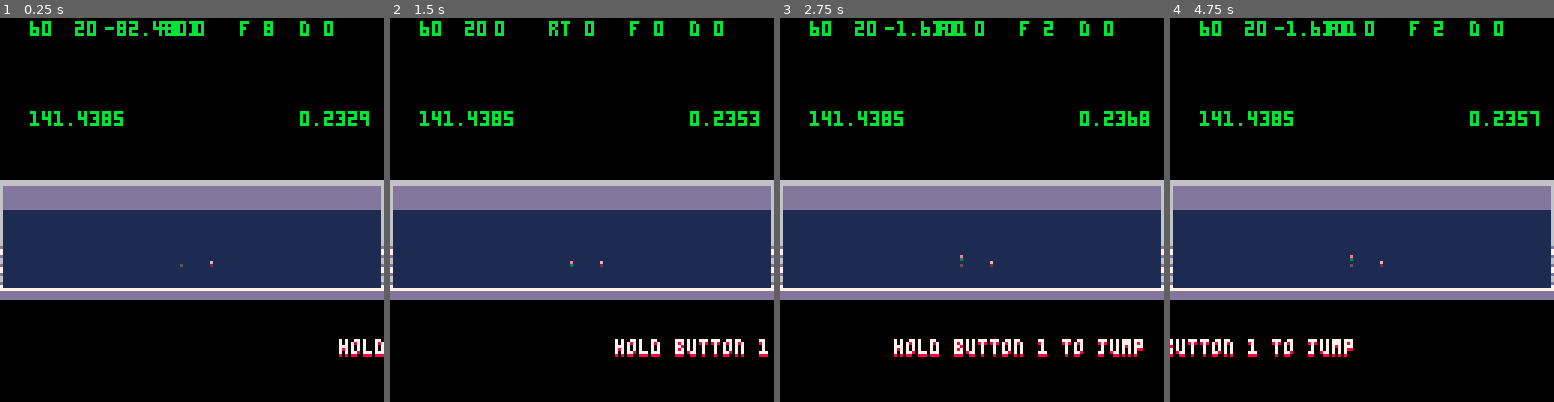
Above: before the commit, frames 1-4 (left to right).
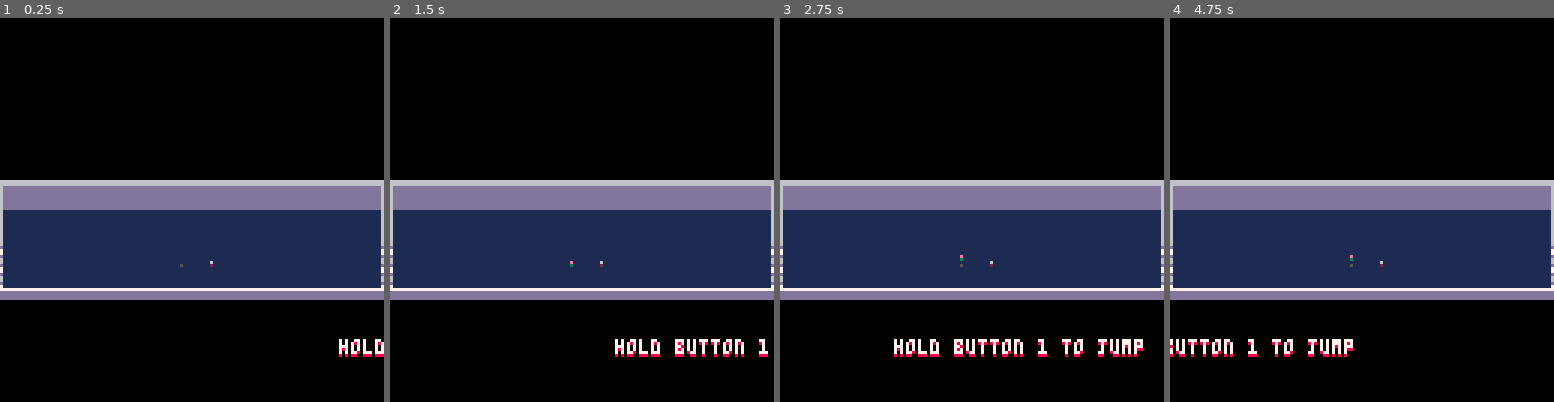
Above: after the commit, the same moments.

Repository: arnodick/tiny_parkour
Game: PICO-8 cartridge tinyp.p8
Two runs of this game, one before a commit and one after it. Both use one fixed random seed, a clock stepped at 60 frames per second and the inputs below.
Inputs:
- Up to frame 1 (0.25 s): no input
- Up to frame 2 (1.5 s): tap X (X key) at 0.33, 1.07 s; tap O (Z key) at 0.7 s
- Up to frame 3 (2.75 s): tap O (Z key) at 1.7, 2.1, 2.5 s; tap X (X key) at 1.85 s
- Up to frame 4 (4.75 s): tap O (Z key) every 0.4 s from 2.9 to 4.5 s; tap X (X key) at 2.97, 4.08 s

The runs differ from the first frame. In frame 1, 1.8% of the frame differs, in the area x 7-97%, y 0-29%; in frame 2, 1.6%; in frame 3, 1.7%; in frame 4, 1.7%.

Commit message:
boss DESTROYS you

Diff:
--- a/tinyp.p8
+++ b/tinyp.p8
@@ -3,7 +3,7 @@
 __lua__
 --tiny parkour
 --by aslhey pringle
-debug=true
+debug=false
 function items_i(r)
 if r==2 then
 makeitem_s( 16,14, -7,1, 8, 9,12,14, 6, 2, 3, 0,1)--1 stairs top left
@@ -192,7 +192,7 @@
 end
 if r==2 then
 	star1={} star2={}
-	for a=1,100 do star1[a]=rnd(127) star2[a]=rnd(63) end
+	for a=1,100 do star1[a]=rnd(127) star2[a]=rnd(100) end
 	moon1={} moon2={}
 	for a=1,30 do moon1[a]=92+rnd(15) moon2[a]=-32-rnd(15) end
 	thunder=200+flr(rnd(1000))
@@ -408,6 +408,7 @@
 	b.eh=0.01
 	b.t=timer
 	b.ti=120
+	b.tk=300
 	b.dial={}
 	b.dial[1]="try again, mortal"
 	b.dial[2]="well done... now die"
@@ -661,7 +662,9 @@
 end
 
 function changeroom()
+		rtimer=0
 		room+=1
+		if room>#rooms then room=#rooms end
 		local r=rooms[room]
 --		for b=0,127 do for a=0,63 do mset(a,b,0) end end
 		for k,v in pairs(finish) do finish[k]=nil end
@@ -677,7 +680,9 @@
 		for k,v in pairs(teles) do teles[k]=nil end
 		for k,v in pairs(parts) do parts[k]=nil end
 		reload(r.dest,r.src,r.len)
-		player[1].x=r.px player[1].y=r.py
+		cam=-r.h camera(0,cam)
+--				makeplayer(r.px,r.py,10,1,14-flr(rnd(2))*10,3,ps) --0.5
+--		player[1].x=r.px player[1].y=r.py
 		items_i(room)
 		buttons_i(room)
 		sky_i(room)
@@ -687,14 +692,15 @@
 
 function doexit(e)
 	p=dobuttonpress(e)
-	if e.pressed==true then
+--	if e.pressed==true then
 		if p==true then
+			sfx(12,0,-1)
+			for k,v in pairs(parts) do parts[k]=nil end
 			for a=1,20 do makepart(e.x,e.y,1,1,flr(rnd(6))) end
-		end
-		if #parts==0 then--	if parts[1]==nil then
-			changeroom()
-		end
-	end
+			for k,v in pairs(player) do player[k]=nil end
+			rtimer=timer
+		end
+--	end
 end
 
 function doprogress(s,i)--i:add ethereal flames
@@ -746,6 +752,12 @@
 	b.z=b.zs+sin(timer*1/70)*10
 	if b.r<20 then b.r+=0.5 end
 	if timer-b.t==b.ti then b.eh=0.4 sfx(18,-1,0) end
+	if timer-b.t==b.tk then
+		sfx(12,0,-1)
+		for k,v in pairs(parts) do parts[k]=nil end
+		for a=1,20 do makepart(player[1].x,player[1].y+player[1].z,1,1,flr(rnd(6))) end
+		for k,v in pairs(player) do player[k]=nil end
+	end
 end
 
 function drawactor(a)
@@ -837,6 +849,7 @@
 end
 
 function drawboss(b)
+	pal(4,4+flr(rnd(3)),1)
 	local t="you've come this\nway "..dget(route).." times, mortal...\npathetic. find a new way"
 	if dget(route)>1 then
 		print(t,b.x-#t/1.5,b.z-45,8)
@@ -850,9 +863,11 @@
 	rectfill(b.x+0.3*b.r,b.z-0.5*b.r,b.x+0.5*b.r,b.z+b.eh*b.r,4)
 	rectfill(b.x-0.3*b.r,b.z-0.5*b.r,b.x-0.5*b.r,b.z+b.eh*b.r,4)
 	rectfill(b.x-0.2*b.r,b.z+0.4*b.r,b.x+0.2*b.r,b.z+0.6*b.r+(cos(timer*1/40)),0)
+	if player[1]!=nil then
 	if timer-b.t>b.ti then
 		line(b.x-0.3*b.r,b.z,player[1].x,player[1].y+player[1].z,4)
 		line(b.x+0.3*b.r,b.z,player[1].x,player[1].y+player[1].z,4)
+	end
 	end
 end
 
@@ -868,6 +883,7 @@
 	reload(r.dest,r.src,r.len)
 	start=0
 	timer=0
+	rtimer=0
 	ps=0.5
 	score=0
 	route=0
@@ -971,12 +987,17 @@
 	local r=rooms[room]
 	local p=player[1]
 	if room==1 then
+		if rtimer!=0 then
+			if timer-rtimer>=60 then
+				changeroom()
+			end
+		end
 		if start==0 then
-		if flr(p.x)==70 and flr(p.y==20) and flr(p.z)==0 then
-			reload(r.dest,r.src,r.len)
-			start=1
-			tut_c=5
-		end
+			if flr(p.x)==70 and flr(p.y==20) and flr(p.z)==0 then
+				reload(r.dest,r.src,r.len)
+				start=1
+				tut_c=5
+			end
 		end
 		if start==1 then--fireworks
 			if timer<500 then
@@ -992,6 +1013,15 @@
 			end
 		end
 	end
+
+	if room==2 then
+		if timer==60 then
+			sfx(12,-1)
+			makeplayer(r.px,r.py,10,1,14-flr(rnd(2))*10,3,ps) --0.5
+			for a=1,40 do makepart(r.px,r.py-4,1,1,flr(rnd(6))) end
+		end
+	end
+
 	foreach(player,doplayer)
 --	for p in all(player) do doplayer(p,rooms[room]) end
 	foreach(ending,doending)
Not shown, changed: the sound effects (__sfx__) section of tinyp.p8
